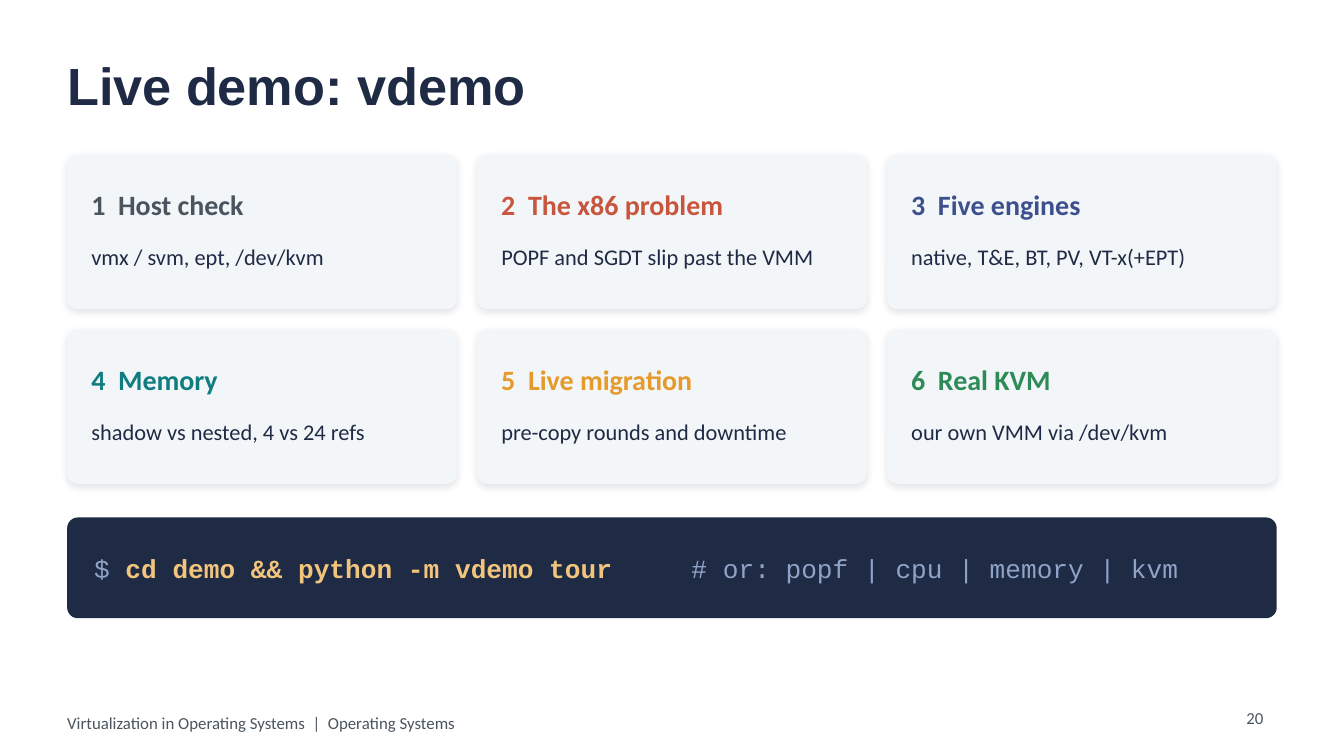
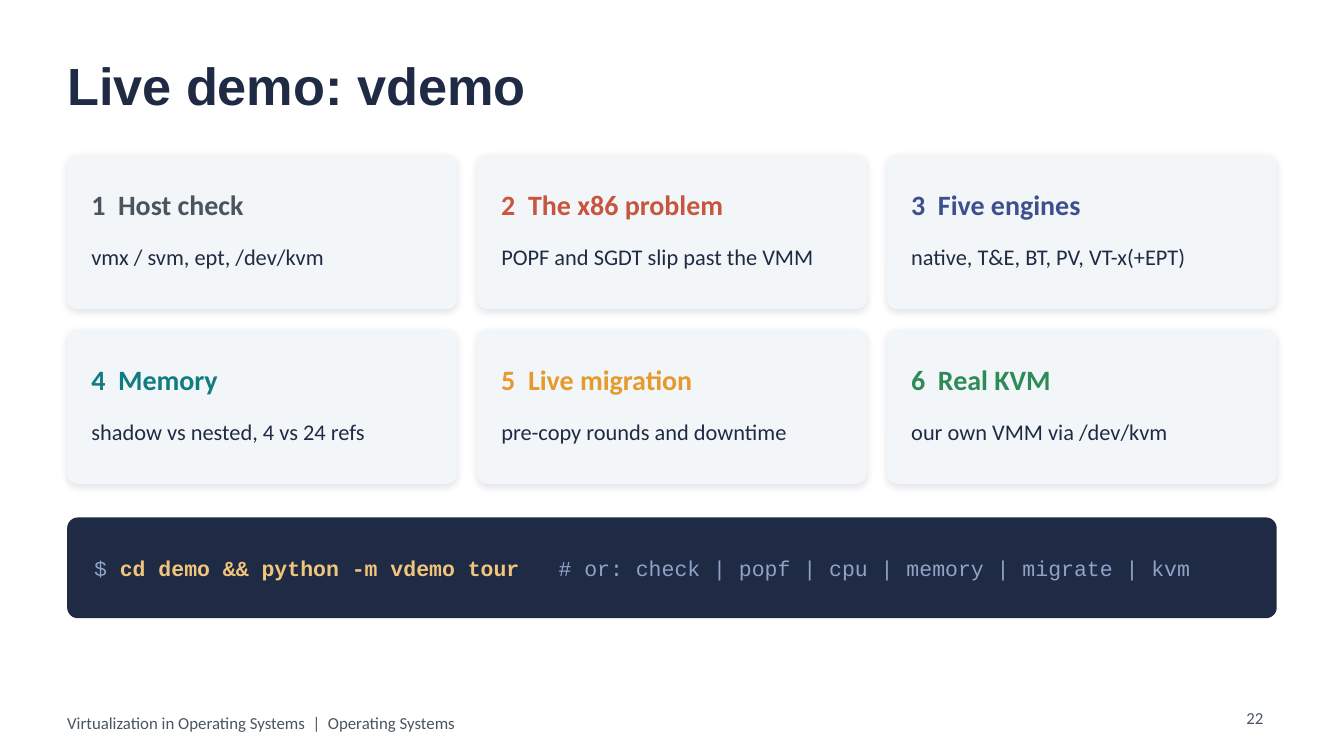
Before and after one commit to aliyassine22/OS-Virtualization, a slide deck: slide 22 of presentation/powerpoint/Virtualization_in_OS.pptx (slide 20 before the commit). Drawn at 1344x756 pixels with LibreOffice and Linux fonts; fonts in the diff are those of the drawing. Boxes give left, top, right and bottom in pixels: in the first picture for what was removed or moved away, otherwise in the second. Text is boxed around its words. In the diff, an @@ line names an element or a change of style, - is before the commit and + after.

```diff
--- a/presentation/powerpoint/Virtualization_in_OS.pptx
+++ b/presentation/powerpoint/Virtualization_in_OS.pptx
@@ text at <box>120,561,1190,581</box>: text changed; size 14 to 11.5 pt; text colour #F2C57C to #8FA3C7; bold off @@
-$ cd demo && python -m vdemo tour # or: popf | cpu | memory | kvm
+$ cd demo && python -m vdemo tour # or: check | popf | cpu | memory | migrate | kvm
@@ page number at <box>1246,713,1263,724</box>: text changed @@
-20
+22
```
Also in this commit, not shown: 13 other slides changed, 2 slides added, 16 other files.
